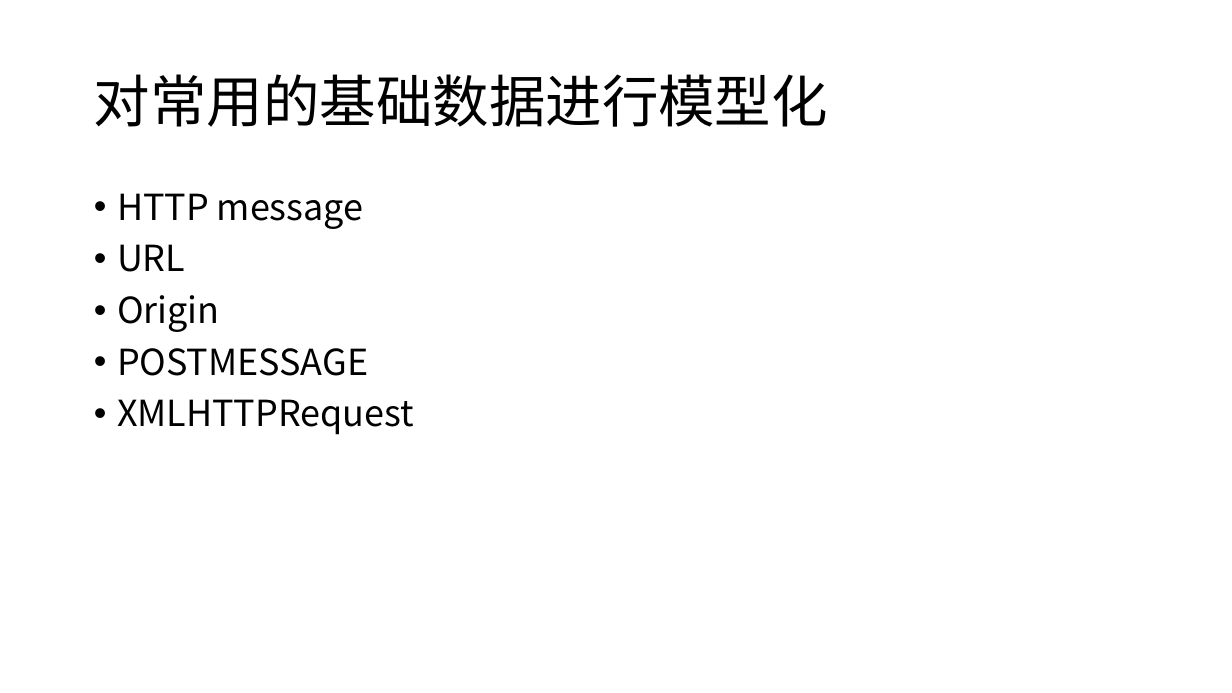
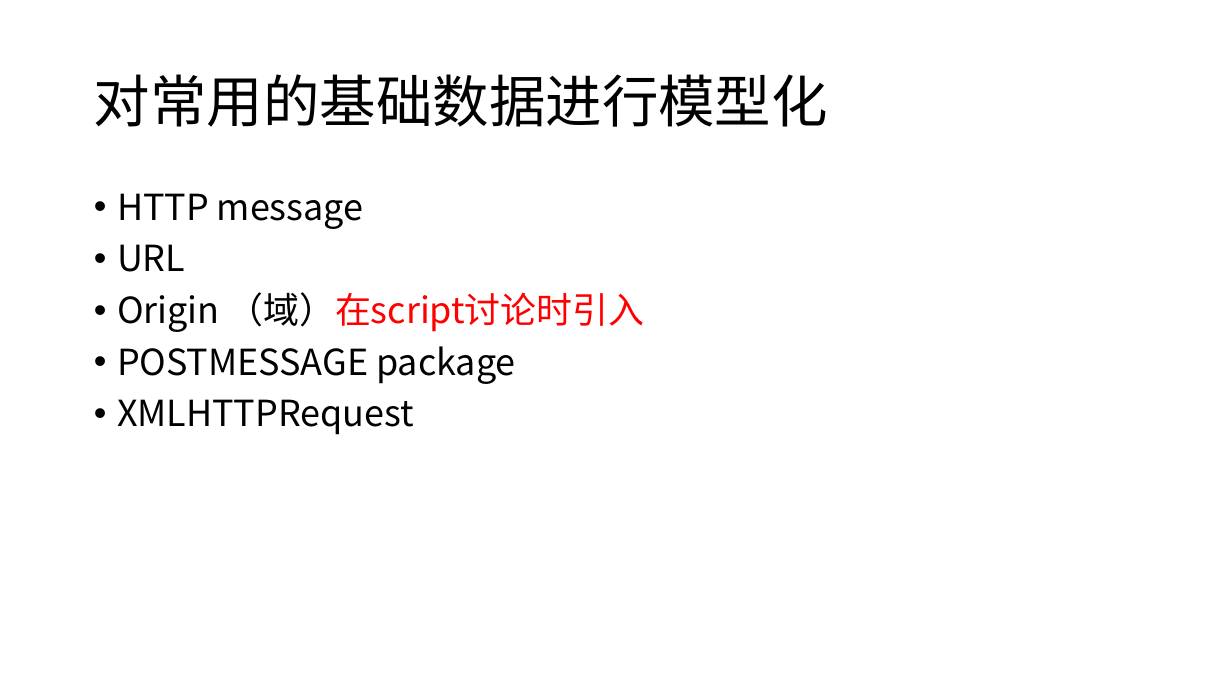
Before and after one commit to cqguo/OIDC-latex, a slide deck: slide 6 of other files/appendix说明.pptx. Drawn at 1232x693 pixels with LibreOffice and Linux fonts; fonts in the diff are those of the drawing. Boxes give left, top, right and bottom in pixels: in the first picture for what was removed or moved away, otherwise in the second. Text is boxed around its words. In the diff, an @@ line names an element or a change of style, - is before the commit and + after.

```diff
--- a/other files/appendix说明.pptx
+++ b/other files/appendix说明.pptx
@@ text at box(117, 292, 644, 384): text changed @@
-• Origin
-• POSTMESSAGE
+• Origin （域）在script讨论时引入
+• POSTMESSAGE package
```
Also in this commit, not shown: 6 other slides changed, 2 slides added, 2 other files.
